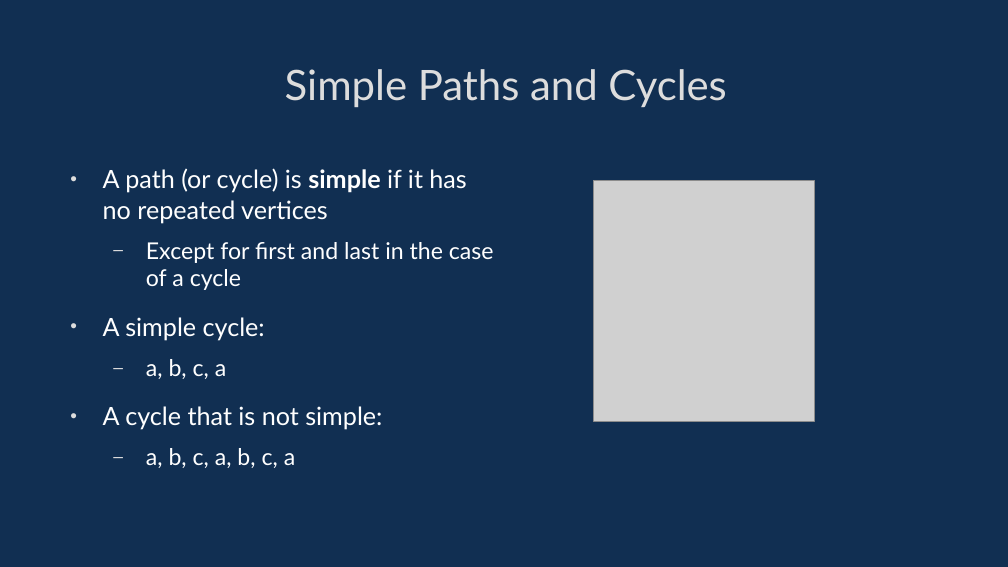
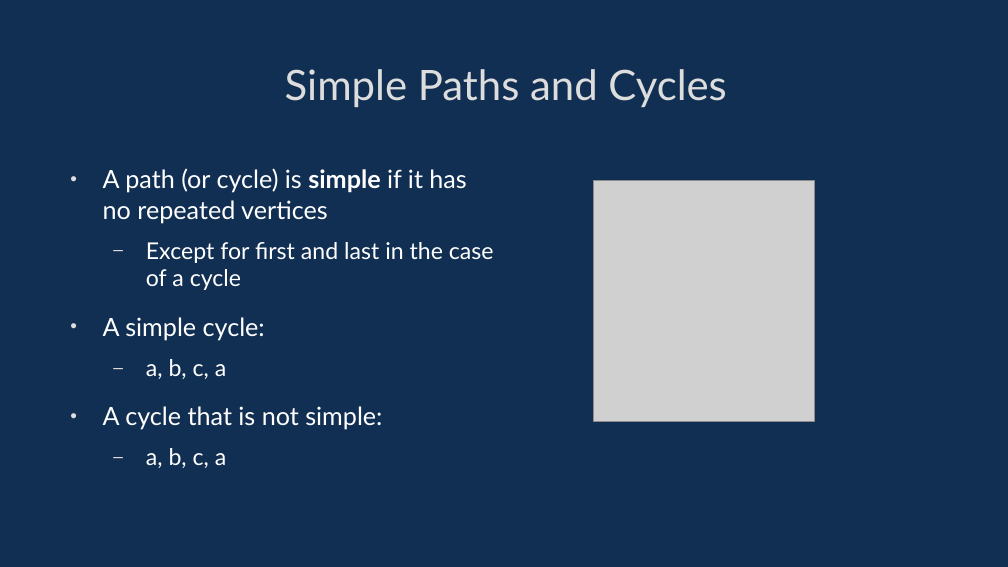
Before and after one commit to davidgundry/maths22-23, a slide deck: slide 27 of slides/maths-9-graph-theory.odp. Drawn at 1008x567 pixels with LibreOffice and Linux fonts; fonts in the diff are those of the drawing; grey boxes stand for pictures. Boxes give left, top, right and bottom in pixels: in the first picture for what was removed or moved away, otherwise in the second. Text is boxed around its words. In the diff, an @@ line names an element or a change of style, - is before the commit and + after.

```diff
--- a/slides/maths-9-graph-theory.odp
+++ b/slides/maths-9-graph-theory.odp
@@ text at box(146, 448, 226, 468): text changed @@
-  – a, b, c, a, b, c, a
+  – a, b, c, a
```
Also in this commit, not shown: 2 other slides changed, 1 slide removed, 19 other files.
